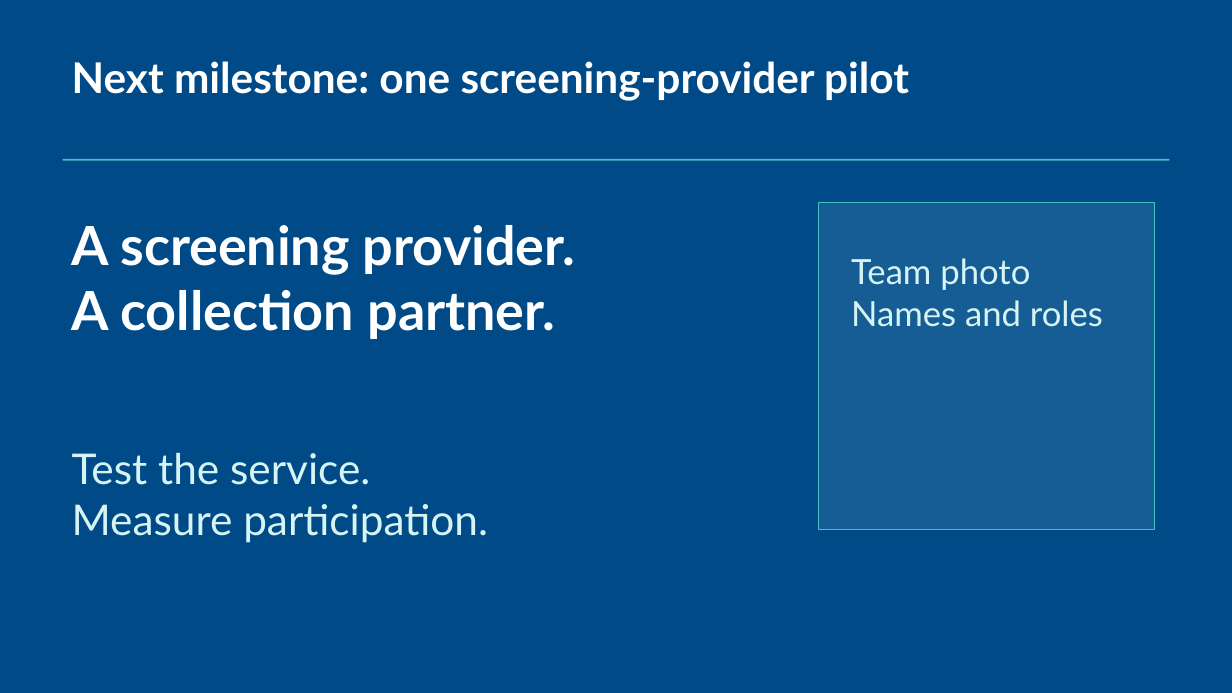
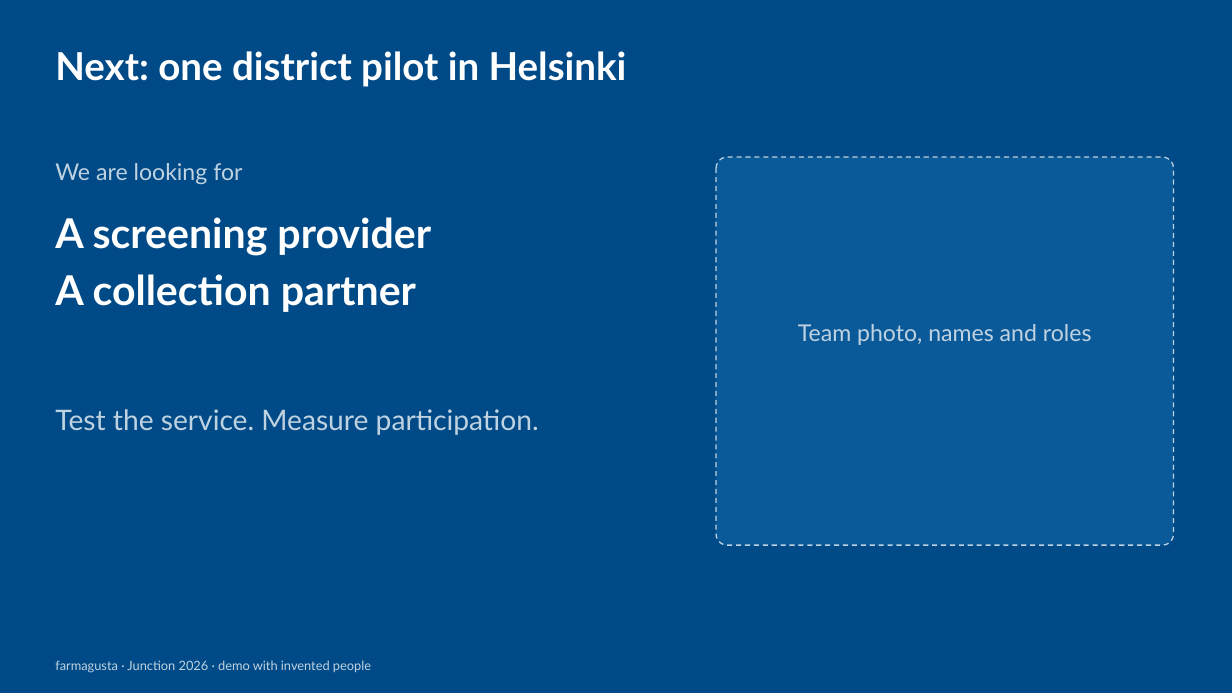
Before and after one commit to rromppanen/junction26, a slide deck: slide 12 of docs/pitch/farmagusta-screening-attendance.pptx (slide 17 before the commit). Drawn at 1232x693 pixels with LibreOffice and Linux fonts; fonts in the diff are those of the drawing. Boxes give left, top, right and bottom in pixels: in the first picture for what was removed or moved away, otherwise in the second. Text is boxed around its words. In the diff, an @@ line names an element or a change of style, - is before the commit and + after.

```diff
--- a/docs/pitch/farmagusta-screening-attendance.pptx
+++ b/docs/pitch/farmagusta-screening-attendance.pptx
@@ title at [55, 51, 627, 87]: text changed; size 33 to 30 pt @@
-Next milestone: one screening-provider pilot
+Next: one district pilot in Helsinki
@@ text added at [55, 163, 242, 184], 18 pt, text #BFD2E1 @@
+We are looking for
@@ rectangle removed at [63, 159, 1170, 161] @@
@@ rounded rectangle added at [716, 157, 1174, 545], fill #0A5A99, outline #BFD2E1 1 pt dashed @@
@@ rectangle removed at [818, 202, 1155, 530] @@
@@ text at [55, 217, 431, 312]: text changed; size 42 to 32 pt @@
-A screening provider.
-A collection partner.
+A screening provider
+A collection partner
@@ text at [798, 324, 1092, 345]: text changed; size 27 to 18 pt; text colour #D7F4F4 to #BFD2E1 @@
-Team photo
-Names and roles
+Team photo, names and roles
@@ text at [55, 409, 539, 435]: text changed; size 33 to 22 pt; text colour #D7F4F4 to #BFD2E1 @@
-Test the service.
-Measure participation.
+Test the service. Measure participation.
@@ text added at [55, 660, 371, 673], 10 pt, text #BFD2E1 @@
+farmagusta · Junction 2026 · demo with invented people
```
Also in this commit, not shown: 13 other slides changed, 4 slides added, 5 slides removed.
